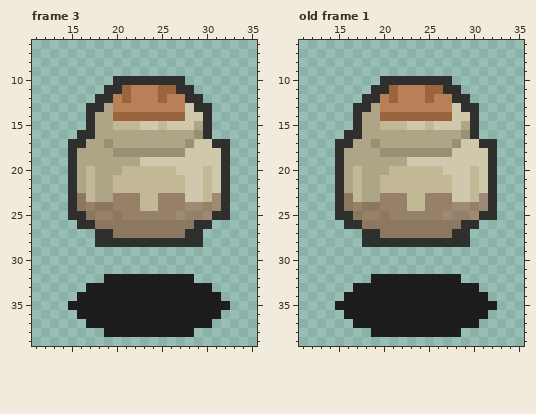
Pixel-art file -- Pixel Art/Object/Bottle-smashed.aseprite. The picture above is the old version.
48x48 pixels, 3 frames. Colours within 5 levels of each other are drawn and written as one. Shown: frame 3: x 11..35, y 6..39; old frame 1: x 11..35, y 6..39. The commit also changed other frames, which this record leaves out.
After:
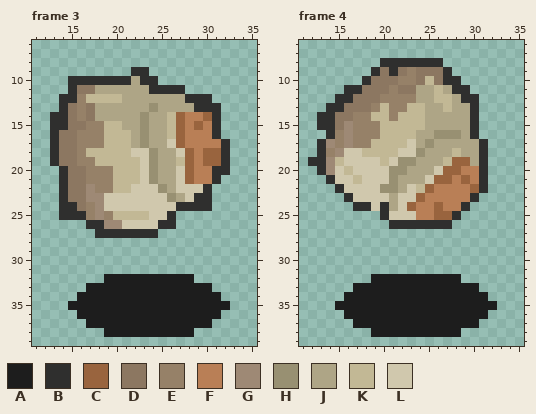
Palette (. is transparent): A #1d1d1d  B #2f2f2e  C #99643e  D #8c7761  E #968168  F #b97f56  G #9e8975  H #989072  J #aea586  K #c2b895  L #d0c8ad
A new or re-ordered frame is compared with the old frame closest to it.
Changes in this commit:
frames 3 -> 8
--- frame 3
@@ x 11..35 @@
  8 .........................
- 9 .........................
-10 .........BBBBBBBB........
-11 ........BBCFFFCCBB.......
-12 .......BBFCFFFCFFBB......
-13 ......BBJFFFFFFFFLBB.....
-14 ......BJJCCCCCCCCLLB.....
-15 ......BJJKKKLLKLLLJB.....
-16 .....BBJJJJJJJJJJJHB.....
-17 ....BBJJHJJJJJJJJHLLBB...
-18 ....BJJJJHHHHHHHHLLLLB...
-19 ....BJJJJJJJLLLLLLLLLB...
-20 ....BJKJJJKKKKKKLLLKLB...
-21 ....BJKJJKKKKKKKKLLKLB...
-22 ....BJKJJKKKKKKKKLLKLB...
-23 ....BDKJJEEEKKEEELLKGB...
-24 ....BDEDDEEEKKEEEGGEGB...
-25 ....BBDEEDEEEEEEGEEGBB...
-26 .....BBDDDDDDDDDDDBB.....
-27 .......BBDDDDDDDDBB......
-28 .......BBBBBBBBBBBB......
+ 9 ...........BB............
+10 ....BBBBBBBJBB...........
+11 ....BDDJJJJJJBBBB........
+12 ...BBEKKKKJJJJJJJBBB.....
+13 ...BDEDJJJJJJHJJJJBBB....
+14 ..BBDEDJJJJJHJJKCFFCB....
+15 ..BBDDEEKKJJHJJKCFCFB....
+16 ..BDDEEEKKKJHJJKCFFFB....
+17 ..BDDEEEKKKJHJJLCFFFFB...
+18 ..BDDEKKKKKLLHJJLCFCCB...
+19 ..BDDEEKKKKKLHJJKCFCCB...
+20 ...BDDEEEKKKLHJJLCFFBB...
+21 ...BDDEEEKKKLHJJLCFFB....
+22 ...BDDGEEKKLLLHJLLLB.....
+23 ...BDDGGLLLLLLLHJLBB.....
+24 ...BBDEGLLLLLLLLBBBB.....
+25 ...BBBEGEKKKKLLB.........
+26 ......BBGGLLLLBB.........
+27 .......BBBBBBB...........
+28 .........................
 29 .........................
--- frame 4 is new; against old frame 1
@@ x 11..35 @@
  7 .........................
- 8 .........................
- 9 .........................
-10 .........BBBBBBBB........
-11 ........BBCFFFCCBB.......
-12 .......BBFCFFFCFFBB......
-13 ......BBJFFFFFFFFLBB.....
-14 ......BJJCCCCCCCCLLB.....
-15 ......BJJKKKLLKLLLJB.....
-16 .....BBJJJJJJJJJJJHB.....
-17 ....BBJJHJJJJJJJJHLLBB...
-18 ....BJJJJHHHHHHHHLLLLB...
-19 ....BJJJJJJJLLLLLLLLLB...
-20 ....BJKJJJKKKKKKLLLKLB...
-21 ....BJKJJKKKKKKKKLLKLB...
-22 ....BJKJJKKKKKKKKLLKLB...
-23 ....BDKJJEEEKKEEELLKGB...
-24 ....BDEDDEEEKKEEEGGEGB...
-25 ....BBDEEDEEEEEEGEEGBB...
-26 .....BBDDDDDDDDDDDBB.....
-27 .......BBDDDDDDDDBB......
-28 .......BBBBBBBBBBBB......
+ 8 .........BBBBBBB.........
+ 9 ........BDBDEDDDB........
+10 .......BDDDEEDKDBB.......
+11 .....BBDDDEDDJJKJBB......
+12 ....BBDDDEEEEJJKKJBB.....
+13 ...BBDDDEKEEKKJJKJJB.....
+14 ..BBDDEEKKEKKKJJJJJB.....
+15 ..BBDGEEEKKKKKJJJJJB.....
+16 ...BEGEEEKKKKJJHHHJB.....
+17 ..BGEGEEKKKKLJHJJJJJB....
+18 ..BEGLLKKKKLLHJJJKJJB....
+19 .BBGKLLLLKLHHJJJKCCJB....
+20 ..BGLKLLLLHHJJJLCCFFB....
+21 ...BLLKLLLHJJJLCCFCFB....
+22 ....BLLLLHHJLKCFFFFCB....
+23 .....BLLLLJLLCFFFFFB.....
+24 ......BBLBJLCFFCFFB......
+25 .........BLLLFFCCB.......
+26 ..........BBBBBBB........
+27 .........................
+28 .........................
 29 .........................
